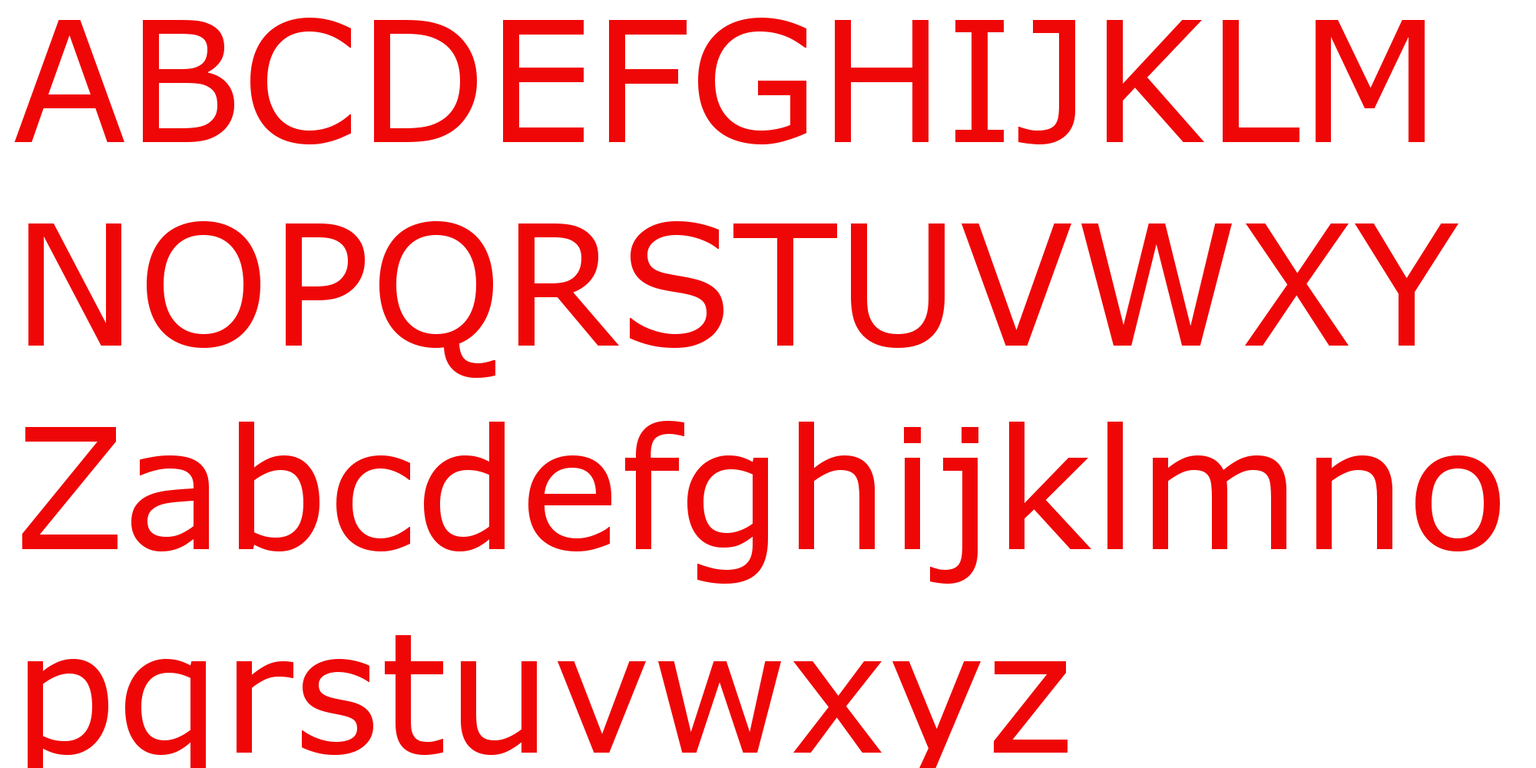
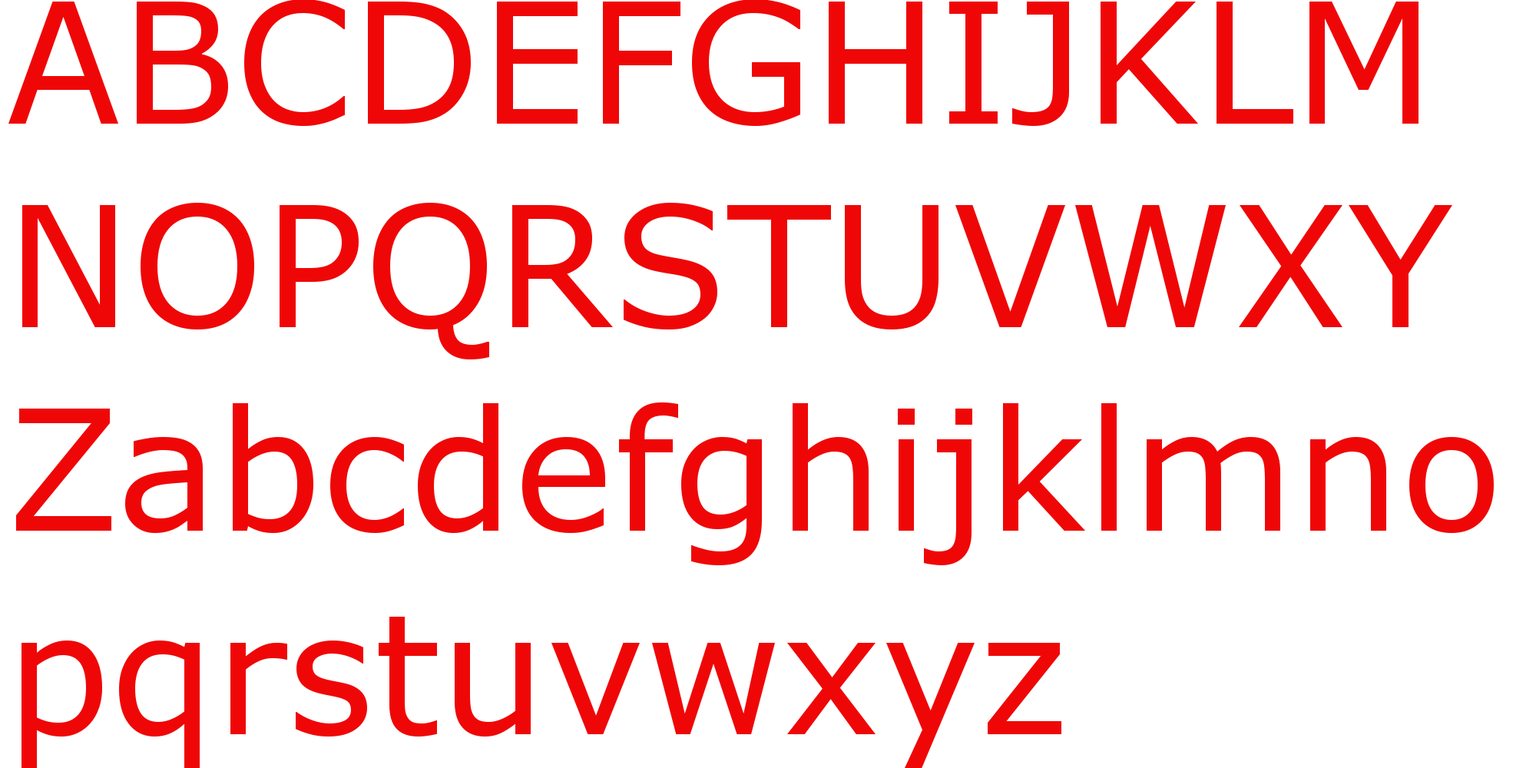
Two versions of the same layered image (1536 x 768). Layer-by-layer changes:
painted on "ABCDEFGHIJKLMNOPQRSTUVWXYZabcd..." over [8, 0, 1500, 768]
